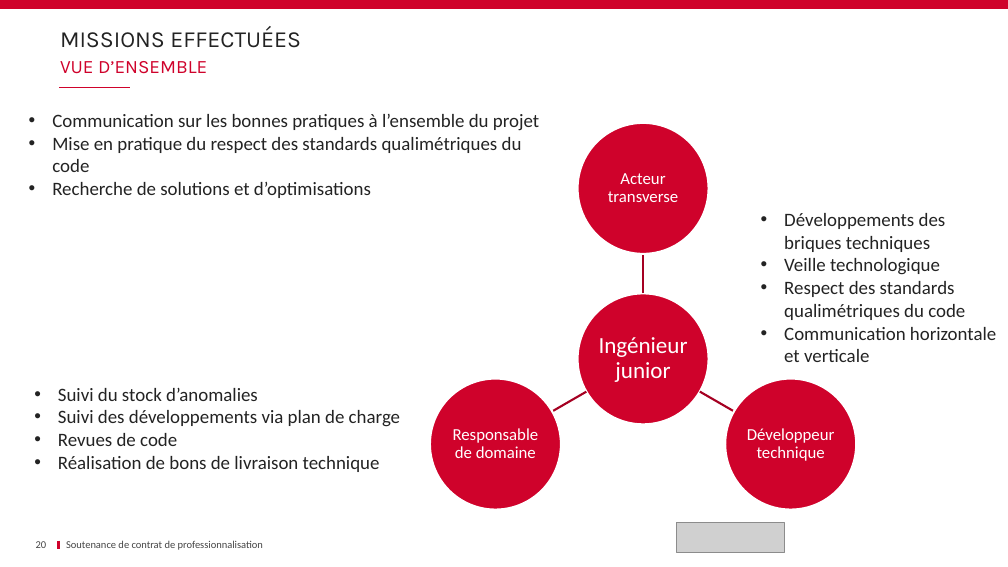
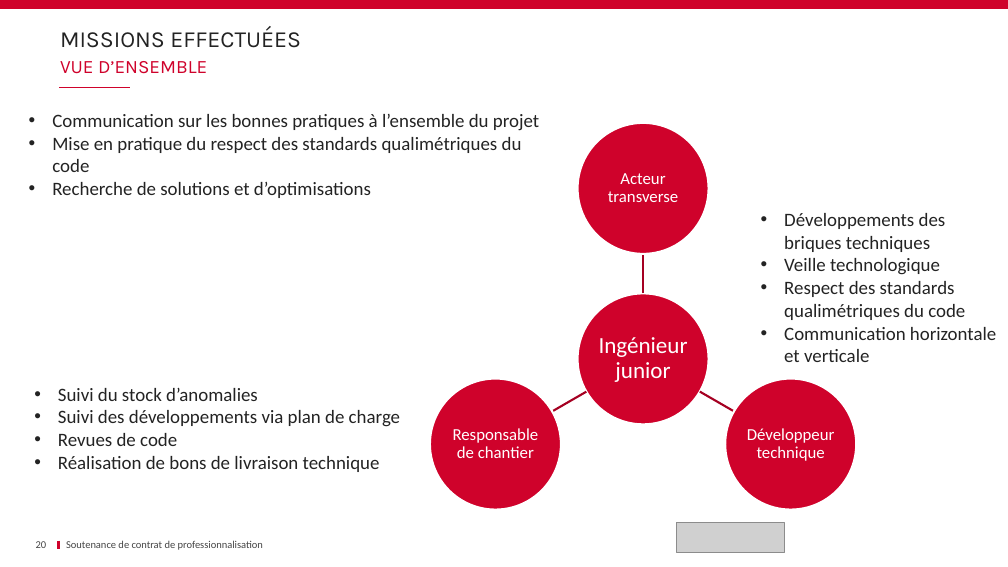
Before and after one commit to Dixit-Z/Memoire, a slide deck: slide 20 of Soutenance.pptx. Drawn at 1008x567 pixels with LibreOffice and Linux fonts; fonts in the diff are those of the drawing; grey boxes stand for pictures; background and template pictures are left out. Boxes give left, top, right and bottom in pixels: in the first picture for what was removed or moved away, otherwise in the second. Text is boxed around its words. In the diff, an @@ line names an element or a change of style, - is before the commit and + after.

```diff
--- a/Soutenance.pptx
+++ b/Soutenance.pptx
@@ text at box(453, 428, 539, 458): text changed @@
-Responsable de domaine
+Responsable de chantier
```
Also in this commit, not shown: 2 other slides changed, 1 slide added.
